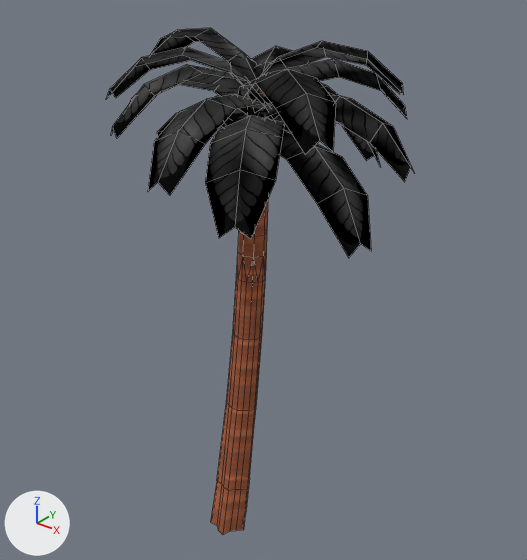
Two versions of the FBX model Assets/3D Models/Trees/PalmTree1.fbx, one commit apart.
Both versions are drawn from a 50 mm camera at (4.45, -4.9, 6.38) aimed at (-0.02, 0.68, 2.92). Arrows for +X, +Y and +Z are at lower left; the lights stay in place. Mesh edges are drawn as thin lines. Objects named as collision shapes, trigger or cutter boxes, shadow casters or lower levels of detail are left out.

In view in the first picture: 'PalmTree1_LOD0'.
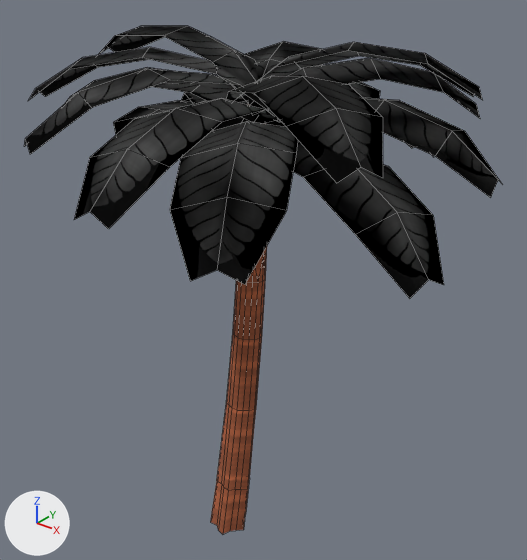
Boxes [x1, y1, x2, y2] around the edits, measured in the pictures (527 x 560 px; the box of a moved part takes in the faces that stretch with it):
'PalmTree1_LOD0', reshaped (54% wider)
    before: [106, 28, 414, 534]
    after: [24, 26, 500, 534]
part 1 of me_tree_003, moved or reshaped
    before: [280, 130, 371, 258]
    after: [293, 141, 444, 298]
part 2 of me_tree_003, moved or reshaped
    before: [157, 112, 226, 137]
    after: [113, 100, 213, 135]
part 3 of me_tree_003, moved or reshaped
    before: [205, 116, 285, 239]
    after: [170, 121, 298, 285]
part 4 of me_tree_003, moved or reshaped
    before: [265, 115, 380, 165]
    after: [268, 121, 433, 156]
part 5 of me_tree_003, moved or reshaped
    before: [212, 95, 246, 136]
    after: [181, 92, 270, 130]
part 6 of me_tree_003, moved or reshaped
    before: [148, 94, 273, 195]
    after: [74, 98, 282, 229]
part 7 of me_tree_003, moved or reshaped
    before: [256, 95, 414, 182]
    after: [242, 97, 500, 198]
part 8 of me_tree_003, moved or reshaped
    before: [268, 83, 339, 120]
    after: [276, 82, 380, 123]
part 9 of me_tree_003, moved or reshaped
    before: [129, 81, 258, 116]
    after: [66, 67, 257, 122]
part 10 of me_tree_003, moved or reshaped
    before: [111, 65, 269, 138]
    after: [24, 69, 258, 154]
part 11 of me_tree_003, moved or reshaped
    before: [238, 69, 336, 155]
    after: [226, 76, 383, 183]
part 12 of me_tree_003, moved or reshaped
    before: [254, 59, 407, 119]
    after: [250, 58, 480, 118]
part 13 of me_tree_003, moved or reshaped
    before: [252, 46, 306, 105]
    after: [243, 41, 322, 102]
part 14 of me_tree_003, moved or reshaped
    before: [106, 47, 265, 106]
    after: [28, 47, 269, 111]
part 15 of me_tree_003, moved or reshaped
    before: [261, 41, 404, 95]
    after: [237, 42, 483, 100]
part 16 of me_tree_003, moved or reshaped
    before: [151, 28, 258, 101]
    after: [98, 26, 258, 105]

Diff of the bpy script that builds the scene:
```diff
--- a/Assets/3D Models/Trees/PalmTree1.fbx.py
+++ b/Assets/3D Models/Trees/PalmTree1.fbx.py
@@ me_tree_003 @@
 me_tree_003.from_pydata(...)  # 369 vertices, 268 faces; spans x -1.64..1.58, y -1.0..2.12, z 0.0..5.5
+# me_tree_003 part 1: the loose piece of 15 vertices spanning x -0.09..1.58, y -0.16..0.74, z 3.87..4.7 is scaled about its middle by (1.5, 1.5, 1), then moved by (0.36, -0.14, 0.0)
+# me_tree_003 part 2: the loose piece of 15 vertices spanning x -1.64..0.04, y 0.35..1.11, z 3.86..4.71 is scaled about its middle by (1.5, 1.5, 1), then moved by (-0.41, 0.08, 0.0)
+# me_tree_003 part 3: the loose piece of 15 vertices spanning x -0.19..1.0, y -0.86..0.69, z 4.12..4.84 is scaled about its middle by (1.5, 1.5, 1), then moved by (0.19, -0.33, 0.0)
+# me_tree_003 part 4: the loose piece of 15 vertices spanning x -0.2..0.64, y 0.48..2.12, z 3.97..4.8 is scaled about its middle by (1.5, 1.5, 1), then moved by (0.1, 0.36, 0.0)
+# me_tree_003 part 5: the loose piece of 15 vertices spanning x -1.3..0.18, y 0.3..1.57, z 4.13..4.87 is scaled about its middle by (1.5, 1.5, 1), then moved by (-0.29, 0.18, 0.0)
+# me_tree_003 part 6: the loose piece of 15 vertices spanning x -0.24..0.47, y -1.0..0.63, z 4.4..5.05 is scaled about its middle by (1.5, 1.5, 1), then moved by (0.05, -0.38, 0.0)
+# me_tree_003 part 7: the loose piece of 15 vertices spanning x -0.08..1.54, y 0.34..1.09, z 4.34..5.0 is scaled about its middle by (1.5, 1.5, 1), then moved by (0.36, 0.07, 0.0)
+# me_tree_003 part 8: the loose piece of 15 vertices spanning x -0.38..0.27, y 0.51..2.11, z 4.32..5.0 is scaled about its middle by (1.5, 1.5, 1), then moved by (-0.04, 0.37, 0.0)
+# me_tree_003 part 9: the loose piece of 15 vertices spanning x -1.47..0.12, y -0.06..0.77, z 4.49..5.11 is scaled about its middle by (1.5, 1.5, 1), then moved by (-0.35, -0.11, 0.0)
+# me_tree_003 part 10: the loose piece of 15 vertices spanning x -0.58..0.19, y -0.91..0.61, z 4.73..5.28 is scaled about its middle by (1.5, 1.5, 1), then moved by (-0.11, -0.36, 0.0)
+# me_tree_003 part 11: the loose piece of 15 vertices spanning x -0.13..1.32, y -0.31..0.73, z 4.76..5.29 is scaled about its middle by (1.5, 1.5, 1), then moved by (0.29, -0.18, 0.0)
+# me_tree_003 part 12: the loose piece of 15 vertices spanning x -0.17..1.12, y 0.38..1.67, z 4.69..5.25 is scaled about its middle by (1.5, 1.5, 1), then moved by (0.23, 0.23, 0.0)
+# me_tree_003 part 13: the loose piece of 15 vertices spanning x -0.68..0.21, y 0.45..1.94, z 4.73..5.28 is scaled about its middle by (1.5, 1.5, 1), then moved by (-0.13, 0.31, 0.0)
+# me_tree_003 part 14: the loose piece of 15 vertices spanning x -1.16..0.21, y -0.4..0.69, z 4.8..5.37 is scaled about its middle by (1.5, 1.5, 1), then moved by (-0.25, -0.22, 0.0)
+# me_tree_003 part 15: the loose piece of 15 vertices spanning x -0.09..1.3, y 0.34..1.21, z 4.84..5.45 is scaled about its middle by (1.5, 1.5, 1), then moved by (0.3, 0.1, 0.0)
+# me_tree_003 part 16: the loose piece of 15 vertices spanning x -1.32..0.09, y 0.28..0.82, z 4.85..5.5 is scaled about its middle by (1.5, 1.5, 1), then moved by (-0.32, -0.01, 0.0)
 me_tree_003.materials.append(mat_tex_woodbark_albedo)
```
